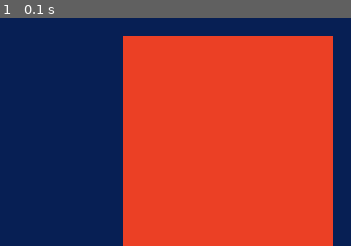
Above: before the commit, frame 1.
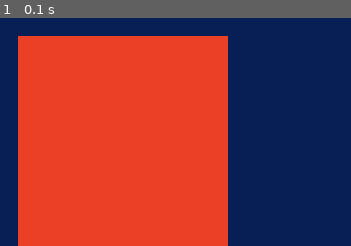
Above: after the commit, the same moment.

Repository: slo-ow/python-games
Game: pygame game, started from pygame_basic/3_main_sprite.py
Two runs of this game, one before a commit and one after it. Both use one fixed random seed, a clock stepped at 60 frames per second and the inputs below.
Inputs:
- Up to frame 1 (0.1 s): no input

The runs differ from the first frame. In frame 1, 55% of the frame differs, in the area x 5-95%, y 7-100%.

Commit message:
main_sprite.py

Diff:
--- a/pygame_basic/3_main_sprite.py
+++ b/pygame_basic/3_main_sprite.py
@@ -20,7 +20,7 @@
 chracter_size = chracter.get_rect().size  # 이미지 크기를 구해옴
 chracter_width = chracter_size[0]  # 캐릭터 가로 크기
 chracter_heigth = chracter_size[1]  # 캐릭터 세로 크기
-chracter_x_pos = screen_width / 2  # 화면 가로의 절반 크기
+chracter_x_pos = (screen_width / 2) - (chracter_width / 2)  # 화면 가로의 절반 크기
 chracter_y_pos = screen_height - chracter_heigth  # 화면 세로 크기 가장 아래에 해당하는 곳에 위치
 
 
